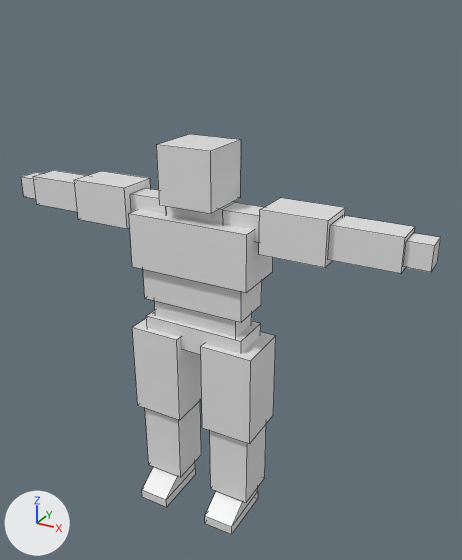
Renders of the Blender file Assets/Resources/Models/BlueMoon.blend from each side of a commit.
Before and after are seen from a 50 mm camera at (11.03, -17.91, 18.81) aimed at (0.91, 0.5, 9.6). The axes (+X, +Y, +Z) are drawn at lower left. The lights are the same throughout. Mesh edges are drawn as thin lines.

The first picture shows 'Bicep.L', 'Bicep.R', 'Calf.L', 'Calf.R', 'Chest', 'Foot.L', 'Foot.R', 'Forearm.L', 'Forearm.R', 'Hand.L', 'Hand.R', 'Head', 'Neck', 'Pelvis', 'Ribs', 'Shoulder.L', 'Shoulder.R', 'Stomach', 'Thigh.L', 'Thigh.R'.
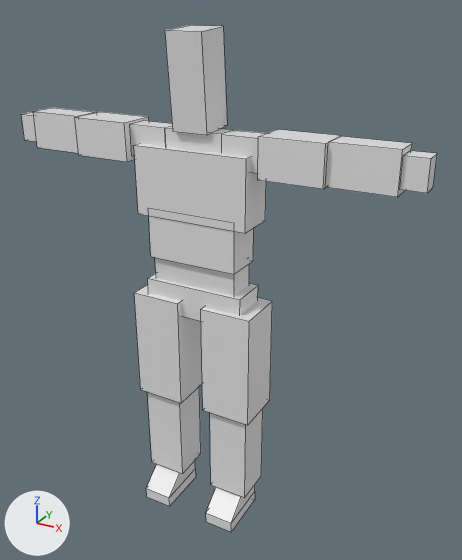
Location of each change, [x1, y1, x2, y2] in pixels of the pictures (462 x 560 px):
'Chest', moved, rescaled (8% narrower, 8% taller): before [129, 209, 273, 292]; after [134, 143, 266, 233]
'Head', moved, turned, rescaled: before [156, 134, 241, 213]; after [165, 25, 227, 135]
'Thigh.L', moved, rescaled (13% taller): before [201, 332, 276, 444]; after [201, 298, 272, 425]
'Bicep.L', moved, rescaled (14% shorter): before [259, 198, 345, 268]; after [258, 129, 341, 189]
'Forearm.L', moved, rescaled: before [328, 215, 415, 273]; after [325, 136, 412, 197]
'Ribs', moved, rescaled (12% narrower, 9% taller): before [143, 269, 262, 322]; after [149, 216, 254, 274]
'Thigh.R', moved, rescaled (16% taller): before [132, 318, 202, 420]; after [134, 285, 202, 403]
'Bicep.R', moved, rescaled (14% shorter): before [75, 171, 150, 229]; after [75, 112, 148, 162]
'Calf.L', moved, rescaled (15% taller): before [210, 425, 266, 503]; after [210, 408, 263, 498]
'Calf.R', moved, rescaled (14% taller): before [145, 401, 201, 477]; after [148, 387, 201, 474]
'Forearm.R', moved, rescaled: before [33, 170, 87, 212]; after [33, 108, 97, 153]
'Hand.L', moved, rescaled (7% taller): before [403, 233, 441, 272]; after [400, 151, 437, 193]
'Shoulder.L', moved, rescaled: before [222, 202, 264, 242]; after [221, 130, 267, 173]
'Neck', moved, rescaled: before [166, 202, 235, 224]; after [165, 126, 232, 153]
'Foot.L', moved, rescaled (7% narrower): before [205, 488, 258, 534]; after [206, 485, 255, 532]
'Shoulder.R', moved, rescaled: before [130, 188, 166, 214]; after [130, 121, 172, 157]
'Foot.R', moved, rescaled: before [142, 462, 195, 507]; after [146, 461, 196, 506]
'Hand.R', moved, rescaled: before [21, 172, 42, 199]; after [21, 112, 37, 142]

What changed in the scene script:
```text
Change ob_chest:
    ob_chest.location: (0.0, 0.0, 8.75) -> (0.0, 0.0, 10.42)
    ob_chest.scale: (2.0, 0.773, 0.75) -> (1.83, 0.561, 0.9)
Change ob_ribs:
    ob_ribs.location: (0.0, 0.0, 8.75) -> (0.0, 0.0, 10.42)
    ob_ribs.scale: (2.0, 0.773, 0.75) -> (1.68, 0.696, 0.9)
Change ob_head:
    ob_head.location: (0.0, 0.0, 8.75) -> (0.0, 3.11, 16.71)
    ob_head.rotation_euler: (0.0, 0.0, 0.0) -> (1.647, 0.0, 0.0)  # degrees (0, 0, 0) -> degrees (94, 0, 0)
    ob_head.scale: (2.0, 0.773, 0.75) -> (1.26, 1.18, 0.496)
Change ob_neck:
    ob_neck.location: (0.0, 0.0, 8.75) -> (0.0, 0.0, 10.42)
    ob_neck.scale: (2.0, 0.773, 0.75) -> (1.9, 0.696, 0.9)
Change ob_thigh_l:
    ob_thigh_l.location: (0.0, 0.0, 8.75) -> (0.0, 0.0, 10.42)
    ob_thigh_l.scale: (2.0, 0.773, 0.75) -> (1.9, 0.696, 0.9)
Change ob_shoulder_l:
    ob_shoulder_l.location: (0.0, 0.0, 8.75) -> (0.0, 0.0, 10.42)
    ob_shoulder_l.scale: (2.0, 0.773, 0.75) -> (1.9, 0.696, 0.9)
Change ob_bicep_l:
    ob_bicep_l.location: (0.0, 0.0, 8.75) -> (0.0, 0.0, 11.47)
    ob_bicep_l.scale: (2.0, 0.773, 0.75) -> (1.9, 0.696, 0.66)
Change ob_forearm_l:
    ob_forearm_l.location: (0.0, 0.0, 8.75) -> (0.0, 0.0, 10.42)
    ob_forearm_l.scale: (2.0, 0.773, 0.75) -> (1.9, 0.696, 0.9)
Change ob_hand_l:
    ob_hand_l.location: (0.0, 0.0, 8.75) -> (0.0, 0.0, 10.42)
    ob_hand_l.scale: (2.0, 0.773, 0.75) -> (1.9, 0.696, 0.9)
Change ob_calf_l:
    ob_calf_l.location: (0.0, 0.0, 8.75) -> (0.0, 0.0, 10.42)
    ob_calf_l.scale: (2.0, 0.773, 0.75) -> (1.9, 0.696, 0.9)
Change ob_foot_l:
    ob_foot_l.location: (0.0, 0.0, 8.75) -> (0.0, 0.0, 10.42)
    ob_foot_l.scale: (2.0, 0.773, 0.75) -> (1.9, 0.696, 0.9)
Change ob_thigh_r:
    ob_thigh_r.location: (0.0, 0.0, 8.75) -> (0.0, 0.0, 10.42)
    ob_thigh_r.scale: (2.0, 0.773, 0.75) -> (1.9, 0.696, 0.9)
Change ob_calf_r:
    ob_calf_r.location: (0.0, 0.0, 8.75) -> (0.0, 0.0, 10.42)
    ob_calf_r.scale: (2.0, 0.773, 0.75) -> (1.9, 0.696, 0.9)
Change ob_shoulder_r:
    ob_shoulder_r.location: (0.0, 0.0, 8.75) -> (0.0, 0.0, 10.42)
    ob_shoulder_r.scale: (2.0, 0.773, 0.75) -> (1.9, 0.696, 0.9)
Change ob_bicep_r:
    ob_bicep_r.location: (0.0, 0.0, 8.75) -> (0.0, 0.0, 11.47)
    ob_bicep_r.scale: (2.0, 0.773, 0.75) -> (1.9, 0.696, 0.66)
Change ob_forearm_r:
    ob_forearm_r.location: (0.0, 0.0, 8.75) -> (0.0, 0.0, 10.42)
    ob_forearm_r.scale: (2.0, 0.773, 0.75) -> (1.9, 0.696, 0.9)
Change ob_hand_r:
    ob_hand_r.location: (0.0, 0.0, 8.75) -> (0.0, 0.0, 10.42)
    ob_hand_r.scale: (2.0, 0.773, 0.75) -> (1.9, 0.696, 0.9)
Change ob_foot_r:
    ob_foot_r.location: (0.0, 0.0, 8.75) -> (0.0, 0.0, 10.42)
    ob_foot_r.scale: (2.0, 0.773, 0.75) -> (1.9, 0.696, 0.9)
```
